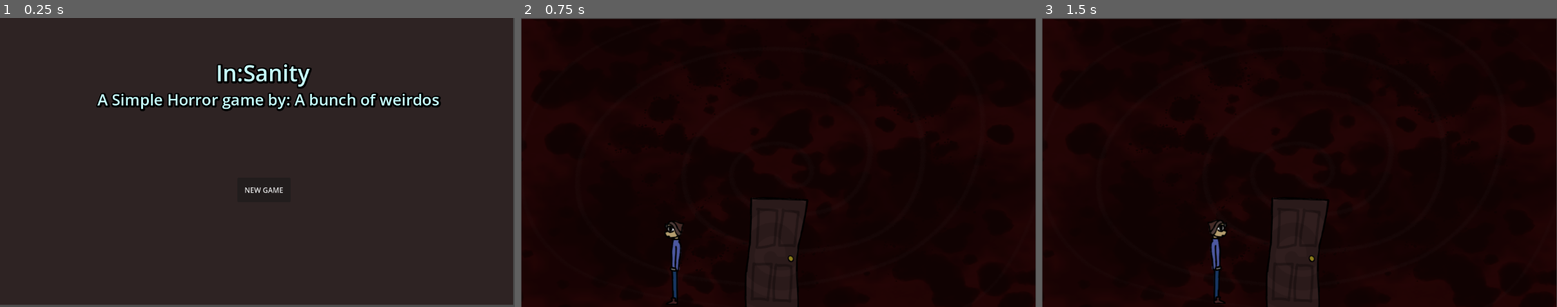
Above: before the commit, frames 1-3 (left to right).
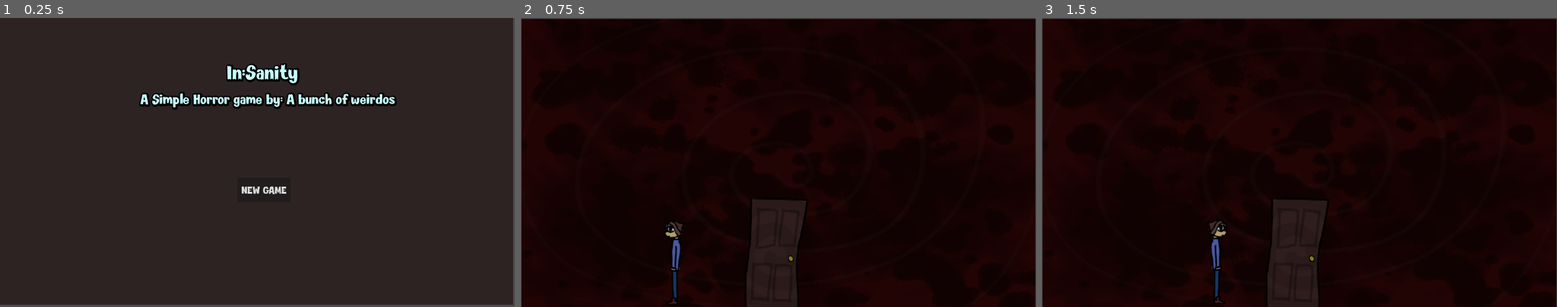
Above: after the commit, the same moments.

Repository: Pyshrub/horror
Game: Godot game, scene res://levels/Start.tscn
The game is run twice, just before and just after one commit, with the same random seed, the same clock (stepped at 60 frames per second) and the same inputs.
Inputs:
- Up to frame 1 (0.25 s): no input
- Up to frame 2 (0.75 s): click "NEW GAME" at 0.5 s
- Up to frame 3 (1.5 s): tap Enter at 1.25 s; hold D (right) from 1.28 s (still down); tap P (Pills) at 1.35 s

The runs differ from the first frame. In frame 1, 3.3% of the frame differs, in the area x 18-86%, y 15-62%; in frame 2, nothing differs; in frame 3, nothing differs.

Commit message:
Small Update wip

Diff:
--- a/levels/Start.tscn
+++ b/levels/Start.tscn
@@ -1,6 +1,8 @@
-[gd_scene load_steps=4 format=3 uid="uid://yq4us1g2layu"]
+[gd_scene load_steps=6 format=3 uid="uid://yq4us1g2layu"]
 
 [ext_resource type="Script" path="res://Control.gd" id="1_jxblu"]
+[ext_resource type="AudioStream" uid="uid://d4nalusk3um5g" path="res://Assets/horror_lobby_music_1.wav" id="2_4h1kd"]
+[ext_resource type="FontFile" uid="uid://cvnm7ta478jkb" path="res://Assets/Scary Feet.ttf" id="2_6ksjp"]
 
 [sub_resource type="LabelSettings" id="LabelSettings_yqwj4"]
 font_size = 50
@@ -34,6 +36,7 @@
 offset_top = 59.0
 offset_right = 810.0
 offset_bottom = 186.0
+theme_override_fonts/font = ExtResource("2_6ksjp")
 text = "In:Sanity"
 label_settings = SubResource("LabelSettings_yqwj4")
 horizontal_alignment = 1
@@ -41,10 +44,12 @@
 
 [node name="Label2" type="Label" parent="."]
 modulate = Color(0.780392, 1, 1, 1)
+layout_mode = 0
 offset_left = 218.0
 offset_top = 144.0
 offset_right = 979.0
 offset_bottom = 221.0
+theme_override_fonts/font = ExtResource("2_6ksjp")
 text = "A Simple Horror game by: A bunch of weirdos
 "
 label_settings = SubResource("LabelSettings_lhlgm")
@@ -57,7 +62,14 @@
 offset_top = 358.0
 offset_right = 650.0
 offset_bottom = 413.0
+theme_override_fonts/font = ExtResource("2_6ksjp")
+theme_override_font_sizes/font_size = 26
 text = "NEW GAME"
 icon_alignment = 1
 
+[node name="AudioStreamPlayer2D" type="AudioStreamPlayer2D" parent="."]
+stream = ExtResource("2_4h1kd")
+volume_db = -10.306
+autoplay = true
+
 [connection signal="pressed" from="Button" to="." method="_on_button_pressed"]
Binary file added: Assets/Scary Feet.ttf
Not shown, added: Assets/Scary Feet.ttf.import
